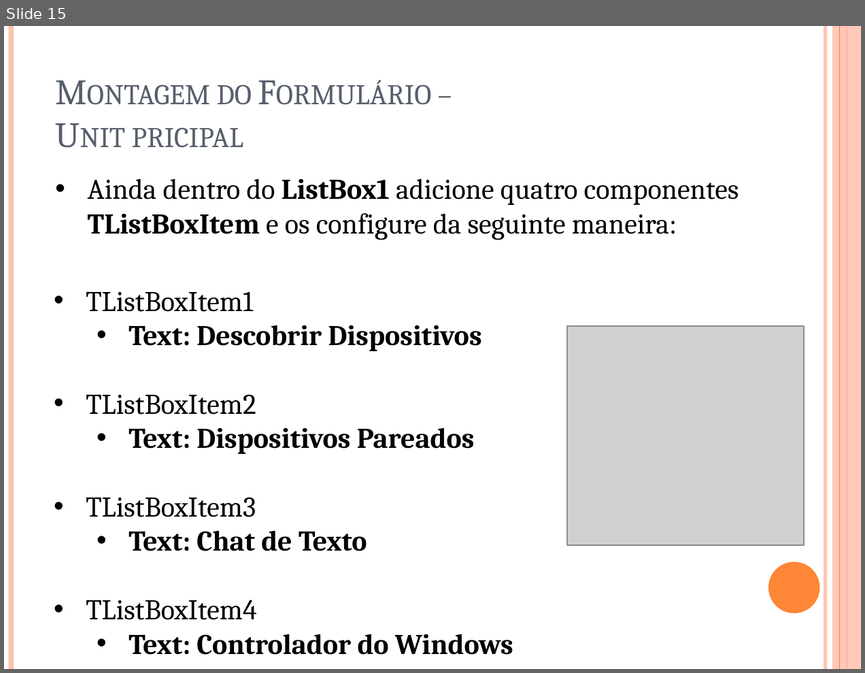
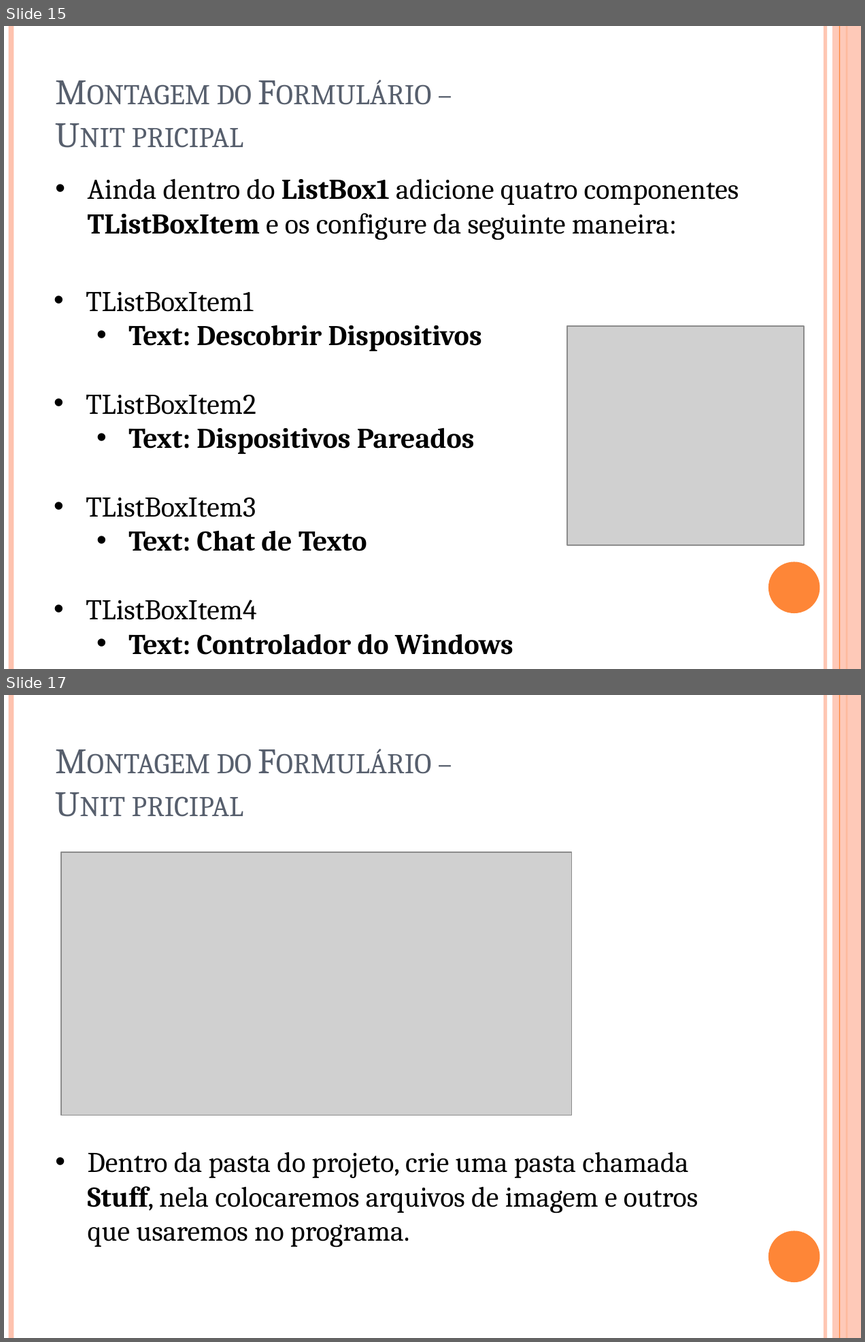
Before and after one commit to igorscandido/Conexao-Bluetooth-usando-Delphi, a slide deck: Stuff/Conexão Bluetooth usando Delphi.pptx. Shown one above the other, each under a label of ours: slide 15 before the commit, slides 15 and 17 after it; the slides between them are not shown. The pictures are 865x673 and 865x1342 pixels, drawn with LibreOffice and Linux fonts; fonts in the diff are those of the drawing; grey boxes stand for pictures. Boxes give left, top, right and bottom in pixels: in the first picture for what was removed or moved away, otherwise in the second. Text is boxed around its words. In the diff, an @@ line names an element or a change of style, - is before the commit and + after.

```diff
--- a/Stuff/Conexão Bluetooth usando Delphi.pptx
+++ b/Stuff/Conexão Bluetooth usando Delphi.pptx
@@ slide 17 added at <box>4,695,861,1338</box>, background #FFFFFF; not listed: 6 template elements that a slide beside it also shows @@
@@ title added at <box>132,753,252,817</box>, 30 pt, text #575F6D, small capitals @@
+Montagem do Formulário –
+Unit pricipal
@@ picture added at <box>61,852,572,1115</box> @@
@@ text added at <box>88,1151,698,1247</box>, 24 pt, text #000000 @@
+• Dentro da pasta do projeto, crie uma pasta chamada Stuff, nela colocaremos arquivos de imagem e outros que usaremos no programa.
```
Also in this commit, not shown: 5 other slides added, 41 other files.
